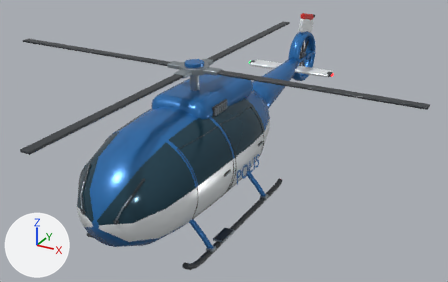
The Blender file source_blender/Polishelikopter.blend as it was, and as the next commit left it.
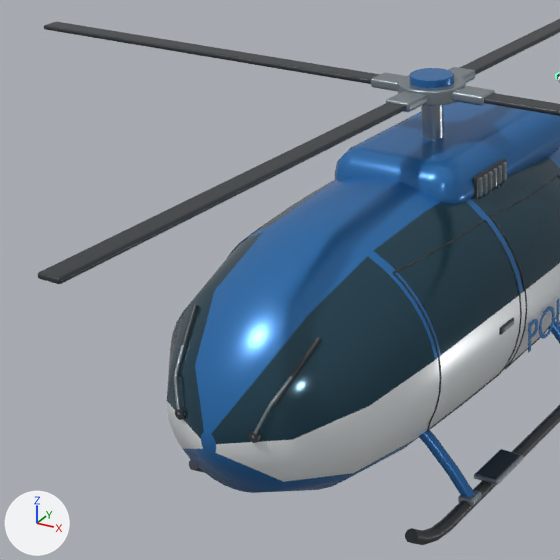
Old and new are each drawn whole from a camera (50 mm lens) standing at (6.08, -10.14, 6.75) and looking at (0.18, 0.6, 1.38) and again close up on the part from 1% to 56% of the width and 10% to 98% of the height. Lighting does not change. The marker at lower left points along +X, +Y and +Z. The older version's two pictures come first.

Names of what the first close-up shows: 'Cabin door seam.002', 'Glazed passenger fuselage', 'Landing skid cross brace.002', 'Main blade', 'Main blade.001', 'Main blade.002', 'Main blade.003', 'Main rotor cap', 'Main rotor hub', 'Mast', 'Tubular landing skid.001', 'Turbine housing' and 27 more.
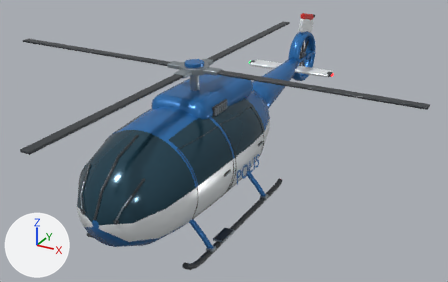
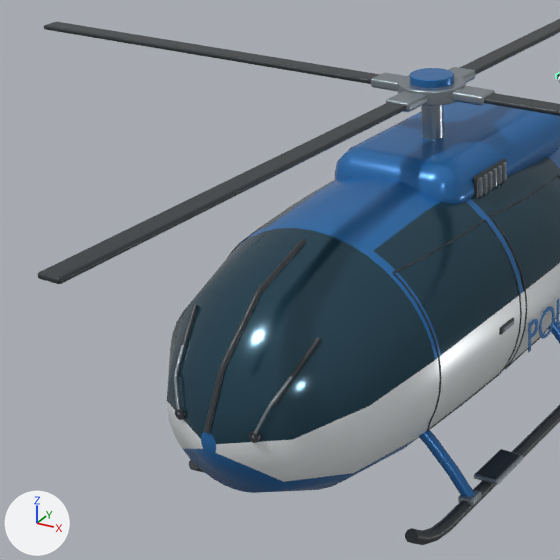
Commit message: Refine the police helicopter windscreen glazing

What differs and where, as boxes (x1, y1, x2, y2) in the close-ups (560 x 560 px):
'Windscreen center mullion', added: after (203, 239, 306, 433)
part 1 of me_glazed_passenger_fuselage, recoloured (blue to dark blue): (195, 228, 367, 434) in both

The change, as a diff of the scene's bpy script:
```diff
--- a/source_blender/Polishelikopter.blend.py
+++ b/source_blender/Polishelikopter.blend.py
@@ me_glazed_passenger_fuselage @@
 me_glazed_passenger_fuselage.from_pydata(...)  # 480 vertices, 442 faces; spans x -1.14..1.14, y -3.45..2.3, z 0.47..2.65
 # used by ob_glazed_passenger_fuselage; parent = ob_polishelikopter; location = (0.0, 0.0, 0.0)
+# me_glazed_passenger_fuselage part 1: all 18 faces centred in x -0.39..0.39, y -3.34..-2.4, z 1.68..2.43 switch from mat_polis_blue_lacquer (blue #2c73b5) to mat_smoked_canopy (dark blue #284a5a)
 me_glazed_passenger_fuselage.materials.append(mat_white_enamel)
@@ cu_windscreen_center_mullion @@
+cu_windscreen_center_mullion = bpy.data.curves.new('Windscreen center mullion', 'CURVE')
+cu_windscreen_center_mullion.dimensions = '3D'
+_sp = cu_windscreen_center_mullion.splines.new('POLY'); _sp.points.add(40)
+_sp.points.foreach_set('co', [0.0, -3.46, 1.49, 1.0, 0.0, -3.446, 1.516, 1.0, 0.0, -3.432, 1.541, 1.0, 0.0, -3.418, 1.567, 1.0, 0.0, -3.404, 1.592, 1.0, 0.0, -3.39, 1.617, 1.0, 0.0, -3.376, 1.643, 1.0, 0.0, -3.362, 1.669, 1.0, 0.0, -3.348, 1.694, 1.0, 0.0, -3.334, 1.72, 1.0, 0.0, -3.32, 1.745, 1.0, 0.0, -3.306, 1.77, 1.0, 0.0, -3.292, 1.796, 1.0, 0.0, -3.278, 1.821, 1.0, 0.0, -3.264, 1.847, 1.0, 0.0, -3.251, 1.873, 1.0, 0.0, -3.237, 1.898, 1.0, 0.0, -3.215, 1.923, 1.0, 0.0, -3.185, 1.949, 1.0, 0.0, -3.156, 1.974, 1.0, 0.0, -3.127, 2.0, 1.0, 0.0, -3.098, 2.026, 1.0, 0.0, -3.068, 2.051, 1.0, 0.0, -3.039, 2.076, 1.0, 0.0, -3.01, 2.102, 1.0, 0.0, -2.981, 2.127, 1.0, 0.0, -2.951, 2.153, 1.0, 0.0, -2.922, 2.179, 1.0, 0.0, -2.893, 2.204, 1.0, 0.0, -2.864, 2.229, 1.0, 0.0, -2.835, 2.255, 1.0, 0.0, -2.805, 2.28, 1.0, 0.0, -2.776, 2.306, 1.0, 0.0, -2.725, 2.332, 1.0, 0.0, -2.647, 2.357, 1.0, 0.0, -2.57, 2.382, 1.0, 0.0, -2.492, 2.408, 1.0, 0.0, -2.415, 2.433, 1.0, 0.0, -2.337, 2.459, 1.0, 0.0, -2.259, 2.485, 1.0, 0.0, -2.182, 2.51, 1.0])
+cu_windscreen_center_mullion.materials.append(mat_graphite_composite)  # dark grey #353a3f
+cu_windscreen_center_mullion.bevel_resolution = 3
+cu_windscreen_center_mullion.bevel_depth = 0.023
+cu_windscreen_center_mullion.fill_mode = 'FULL'
+cu_windscreen_center_mullion.use_fill_caps = True
@@ ob_windscreen_center_mullion @@
+ob_windscreen_center_mullion = bpy.data.objects.new('Windscreen center mullion', cu_windscreen_center_mullion)
+ob_windscreen_center_mullion.parent = ob_polishelikopter
+ob_windscreen_center_mullion.location = (0.0, 0.0, 0.0)
```
